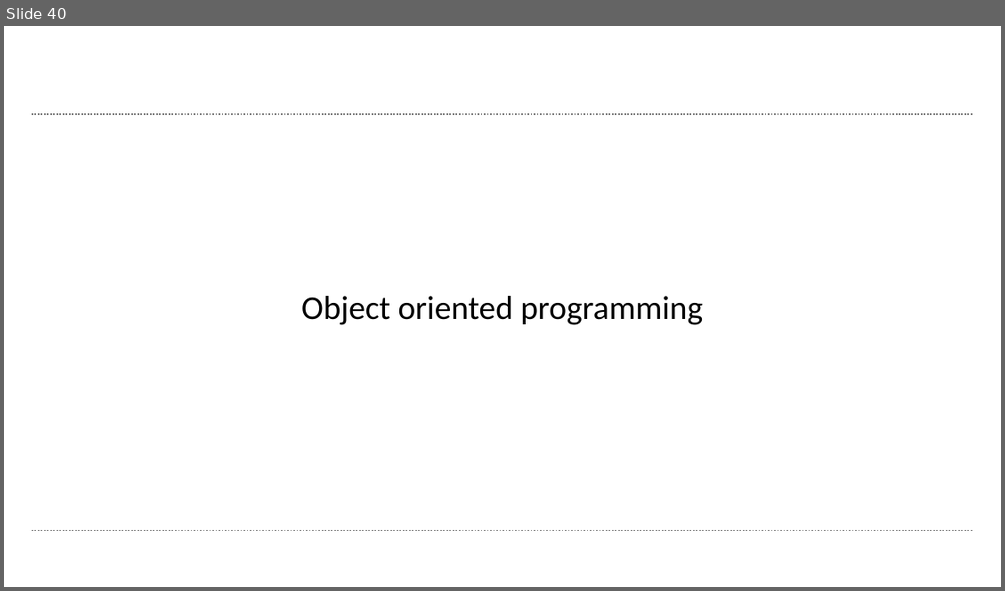
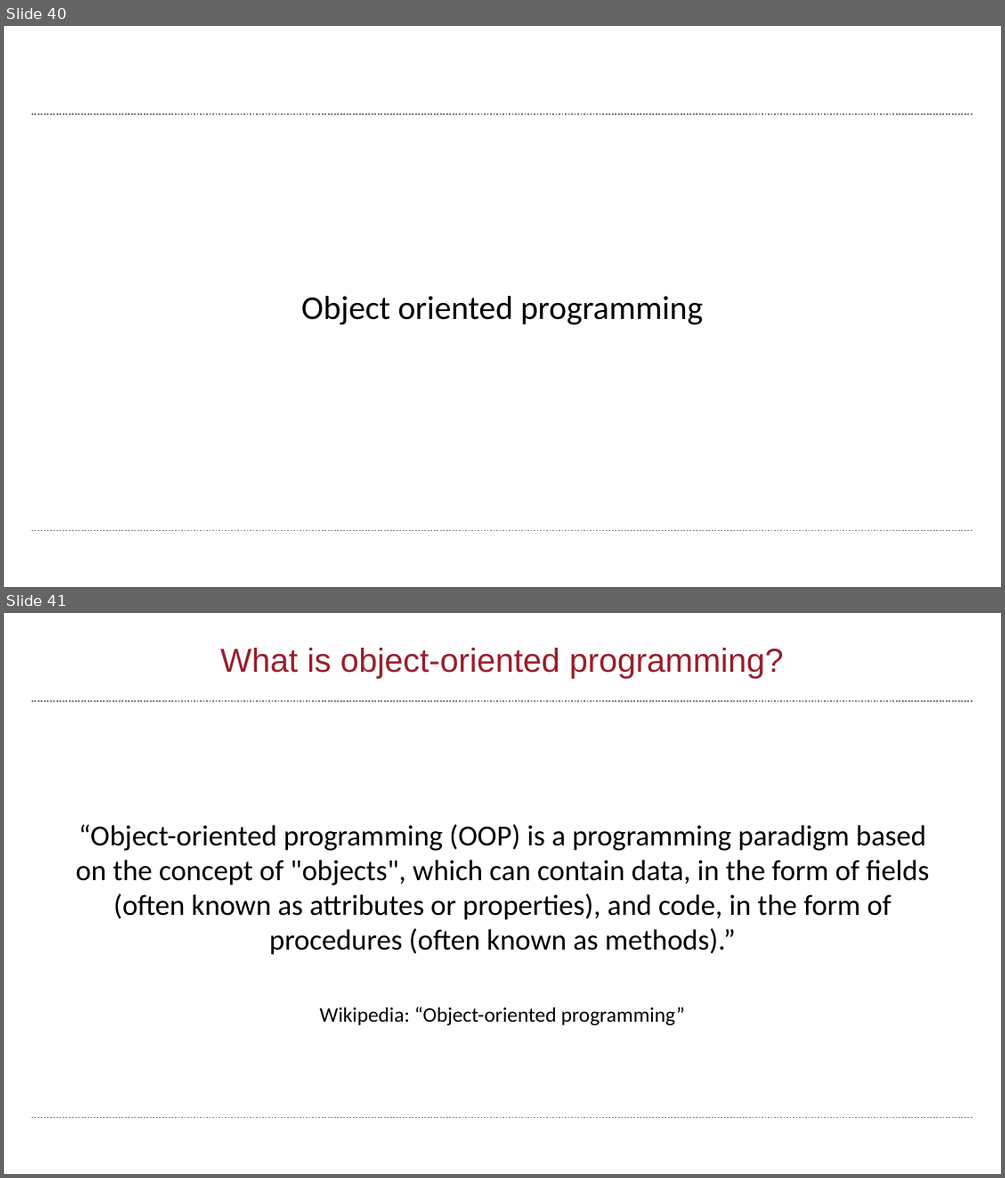
Before and after one commit to wbif-bristol/MATLAB-course, a slide deck: Session 3 - Advanced data structures/MATLAB Session 3.pptx. Shown one above the other, each under a label of ours: slide 40 before the commit, slides 40 and 41 after it. The pictures are 1005x591 and 1005x1178 pixels, drawn with LibreOffice and Linux fonts; fonts in the diff are those of the drawing; background and template pictures are left out. Boxes give left, top, right and bottom in pixels: in the first picture for what was removed or moved away, otherwise in the second. Text is boxed around its words. In the diff, an @@ line names an element or a change of style, - is before the commit and + after.

Commit message:
Added bits for object oriented programming

```diff
--- a/Session 3 - Advanced data structures/MATLAB Session 3.pptx
+++ b/Session 3 - Advanced data structures/MATLAB Session 3.pptx
@@ slide 41 added at [4,613,1001,1174], background #FFFFFF; not listed: 2 template elements that a slide beside it also shows @@
@@ title added at [220,648,784,679], 32 pt, text #9A1D2B @@
+What is object-oriented programming?
@@ text added at [76,824,929,1025], 28 pt, text #000000 @@
+“Object-oriented programming (OOP) is a programming paradigm based on the concept of "objects", which can contain data, in the form of fields (often known as attributes or properties), and code, in the form of procedures (often known as methods).”
+Wikipedia: “Object-oriented programming”
```
Also in this commit, not shown: 2 slides changed, 13 other slides added, 2 other files.
